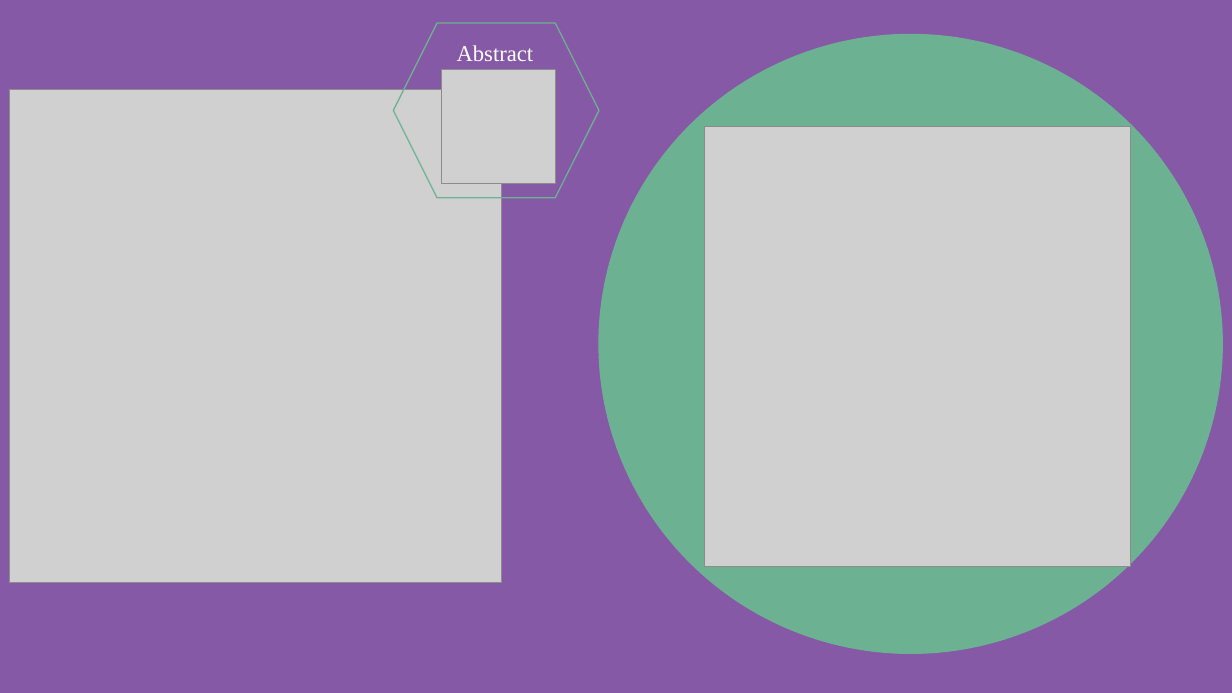
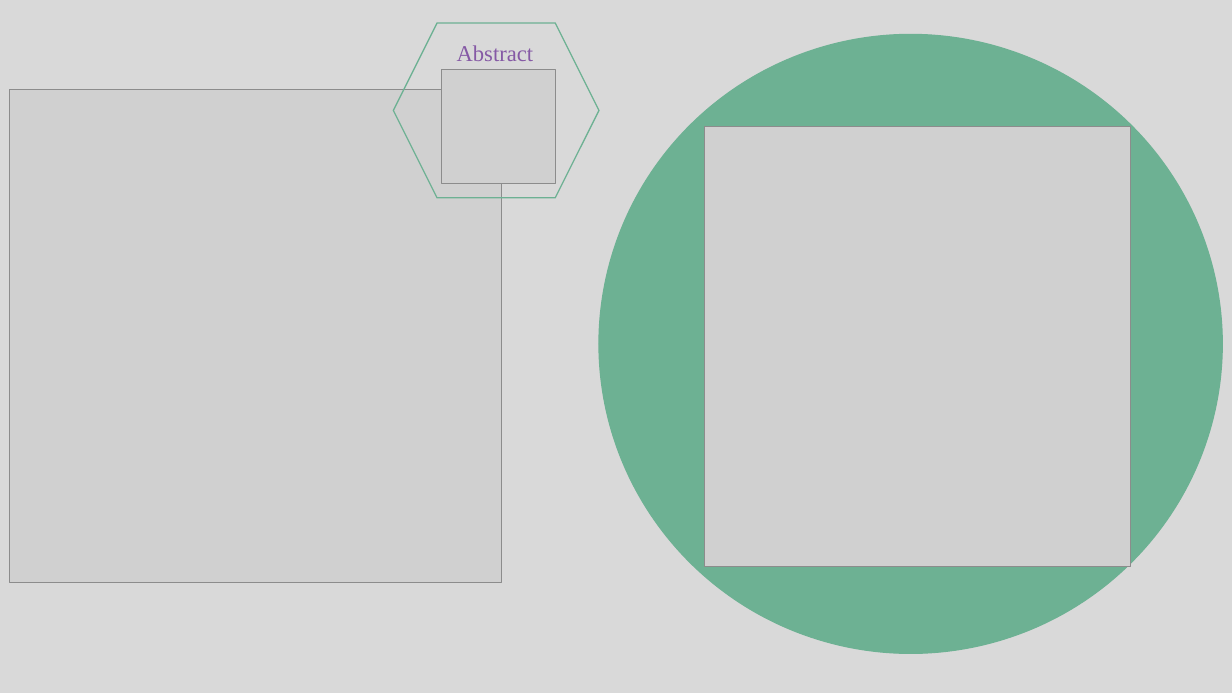
Before and after one commit to M-627/Bug-Tracking-System, a slide deck: slide 16 of documents & diagrams/Presentation1.pptx (slide 10 before the commit). Drawn at 1232x693 pixels with LibreOffice and Linux fonts; fonts in the diff are those of the drawing; grey boxes stand for pictures. Boxes give left, top, right and bottom in pixels: in the first picture for what was removed or moved away, otherwise in the second. Text is boxed around its words. In the diff, an @@ line names an element or a change of style, - is before the commit and + after.

```diff
--- a/documents & diagrams/Presentation1.pptx
+++ b/documents & diagrams/Presentation1.pptx
@@ background #8559A5 to #D9D9D9 @@
@@ text "Abstract" at box(457, 45, 534, 61): text colour #FFFFFF to #8559A5 @@
```
Also in this commit, not shown: 9 other slides changed, 7 slides added, 42 other files.
